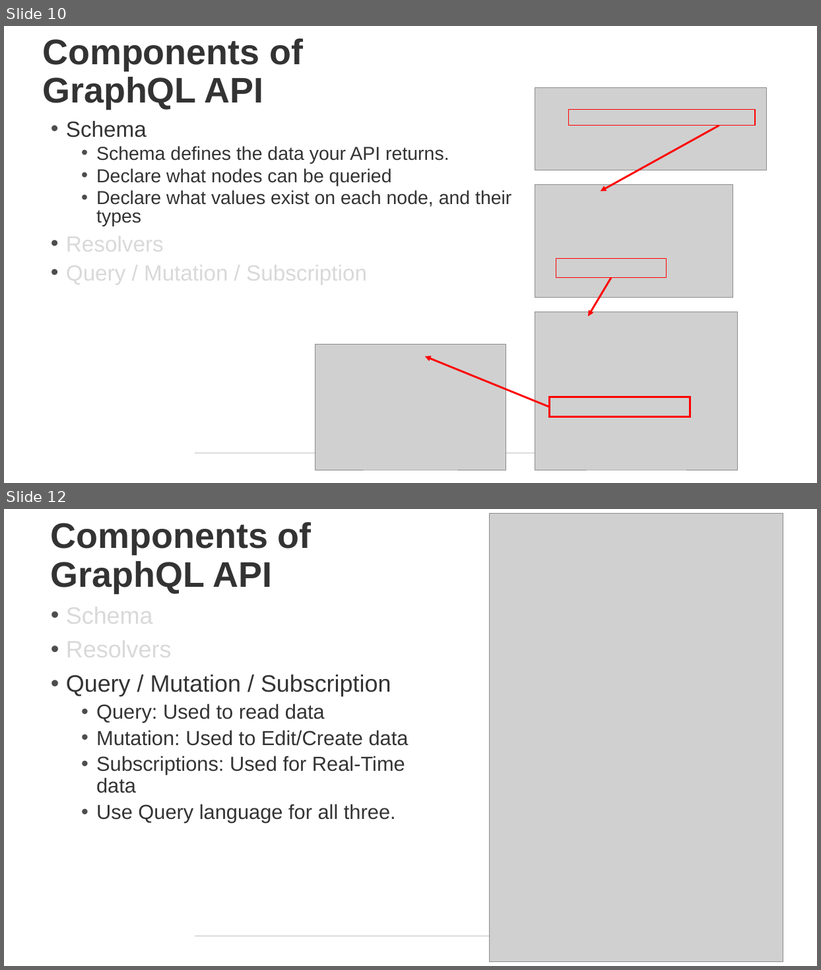
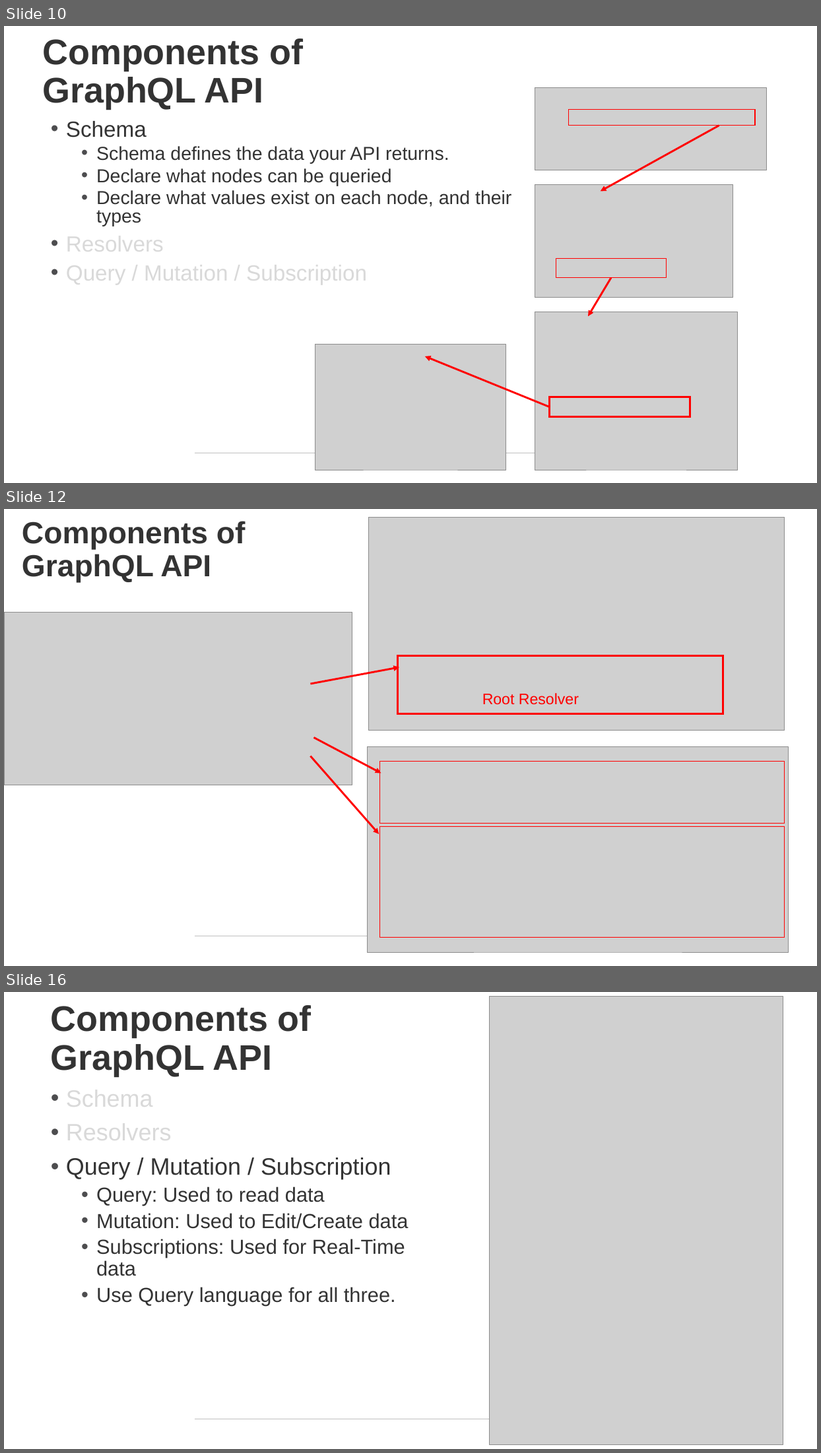
Before and after one commit to NPDSoftwareDev/graphql-presentation, a slide deck: graphql Introduction.pptx. Shown one above the other, each under a label of ours: slides 10 and 12 before the commit, slides 10, 12 and 16 after it; the slides between them are not shown. The pictures are 821x970 and 821x1453 pixels, drawn with LibreOffice and Linux fonts; fonts in the diff are those of the drawing; grey boxes stand for pictures. Boxes give left, top, right and bottom in pixels: in the first picture for what was removed or moved away, otherwise in the second. Text is boxed around its words. In the diff, an @@ line names an element or a change of style, - is before the commit and + after.

Commit message:
update schema as well as presentation to explain resolvers well

```diff
--- a/graphql Introduction.pptx
+++ b/graphql Introduction.pptx
@@ slide 12 added at (4,509,817,966), background #FFFFFF; not listed: 2 template elements that a slide beside it also shows @@
@@ title added at (22,521,246,582), 36 pt, text #333333, bold @@
+Components of GraphQL API
@@ picture added at (369,517,785,730) @@
@@ picture added at (4,612,352,786) @@
@@ rectangle added at (398,656,723,714), outline #FF0000 2.25 pt @@
@@ arrow added from (311, 684) to (399, 667), #FF0000 2.25 pt @@
@@ text added at (482,693,579,705), 18 pt, text #FF0000 @@
+Root Resolver
@@ arrow added from (314, 738) to (381, 773), #FF0000 2.25 pt @@
@@ arrow added from (311, 756) to (379, 834), #FF0000 2.25 pt @@
@@ picture added at (368,747,789,953) @@
@@ rectangle added at (380,762,785,824), outline #FF0000 1 pt @@
@@ rectangle added at (380,827,785,937), outline #FF0000 1 pt @@
@@ what was slide 12 is now slide 16 @@
```
Also in this commit, not shown: 2 slides changed, 5 other slides added, 3 other files.
